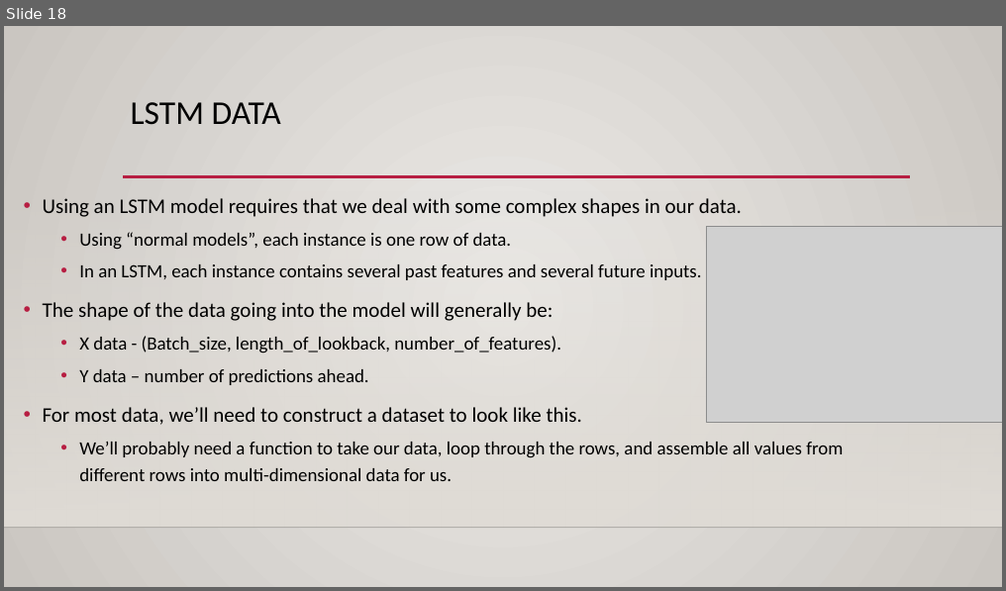
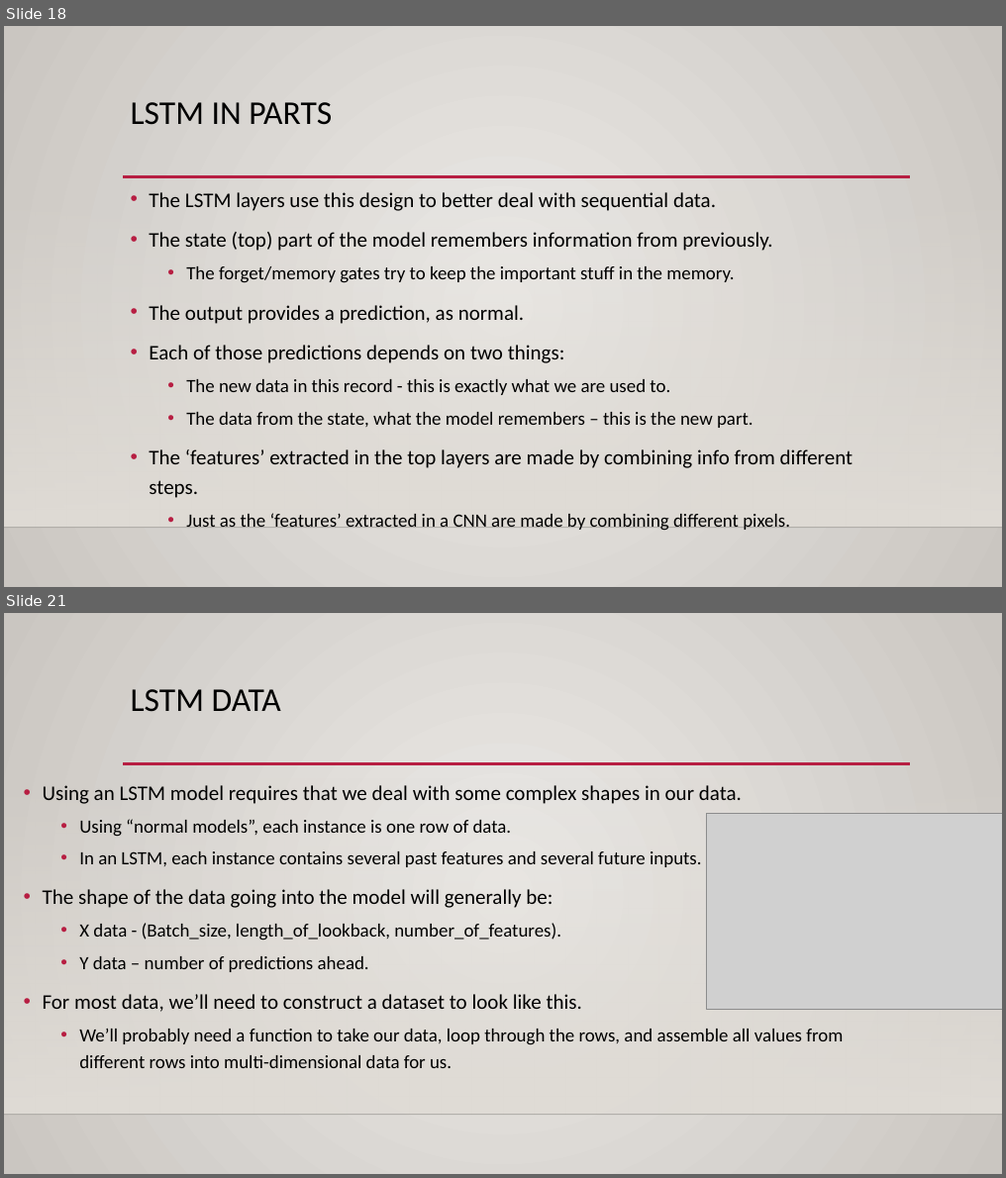
Before and after one commit to calvint13/Intro_to_Machine_Learning_Student_Workbooks, a slide deck: reference_content/Slides/rnn_lstm.pptx. Shown one above the other, each under a label of ours: slide 18 before the commit, slides 18 and 21 after it; the slides between them are not shown. The pictures are 1006x591 and 1006x1178 pixels, drawn with LibreOffice and Linux fonts; fonts in the diff are those of the drawing; grey boxes stand for pictures; background and template pictures are left out. Boxes give left, top, right and bottom in pixels: in the first picture for what was removed or moved away, otherwise in the second. Text is boxed around its words. In the diff, an @@ line names an element or a change of style, - is before the commit and + after.

```diff
--- a/reference_content/Slides/rnn_lstm.pptx
+++ b/reference_content/Slides/rnn_lstm.pptx
@@ slide 18 added at (4, 26, 1002, 587), background gradient #ECEAE7 to #CAC7C1; not listed: 3 template elements that a slide beside it also shows @@
@@ title added at (131, 102, 332, 125), 32 pt, text #000000 @@
+LSTM IN PARTS
@@ text added at (149, 192, 852, 531), 20 pt, text #000000 @@
+• The LSTM layers use this design to better deal with sequential data.
+• The state (top) part of the model remembers information from previously.
+  • The forget/memory gates try to keep the important stuff in the memory.
+• The output provides a prediction, as normal.
+• Each of those predictions depends on two things:
+  • The new data in this record - this is exactly what we are used to.
+  • The data from the state, what the model remembers – this is the new part.
+• The ‘features’ extracted in the top layers are made by combining info from different steps.
+  • Just as the ‘features’ extracted in a CNN are made by combining different pixels.
@@ what was slide 18 is now slide 21 @@
```
Also in this commit, not shown: 12 slides changed, 5 other slides added, 2 slides removed, 1 other file.
